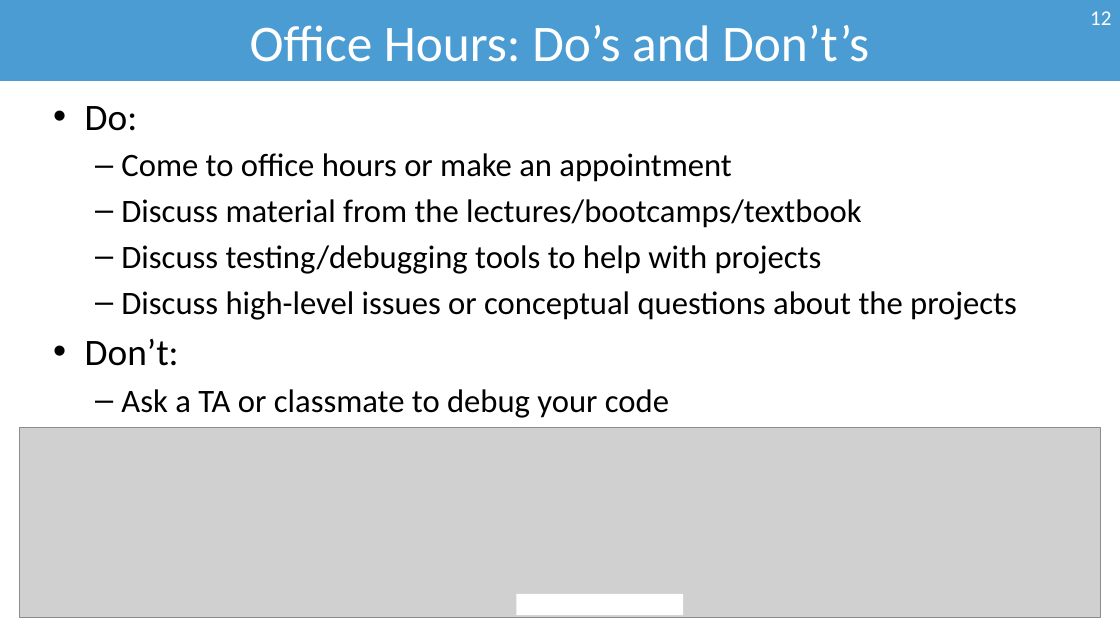
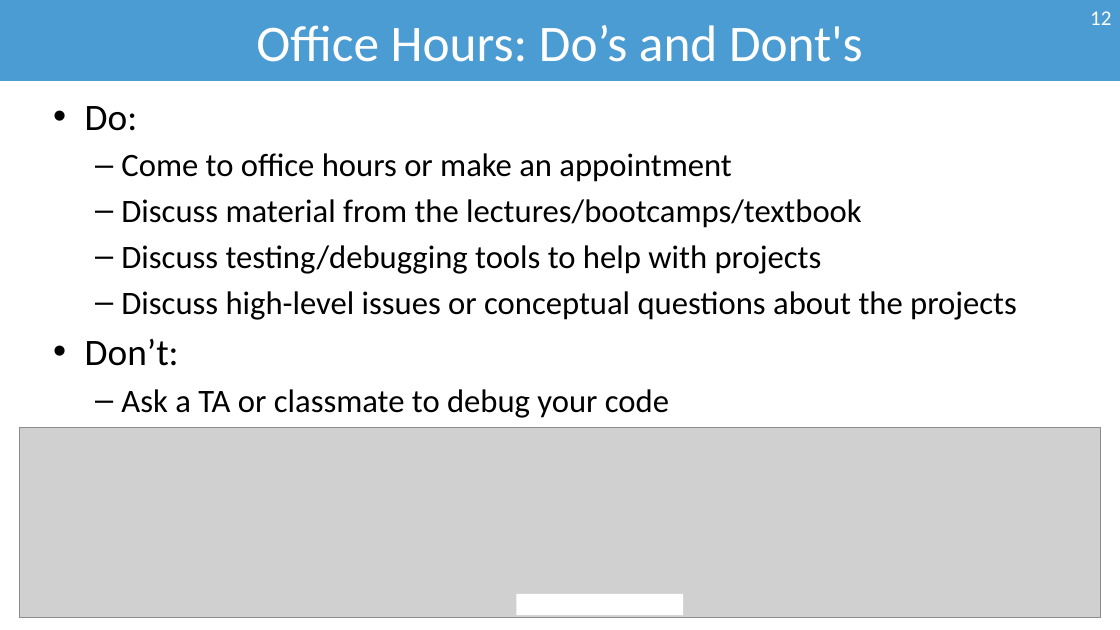
Before and after one commit to bsb20/bsb20.github.io, a slide deck: slide 12 of docs/421_f26/lectures/L0.pptx. Drawn at 1120x630 pixels with LibreOffice and Linux fonts; fonts in the diff are those of the drawing; grey boxes stand for pictures; background and template pictures are left out. Boxes give left, top, right and bottom in pixels: in the first picture for what was removed or moved away, otherwise in the second. Text is boxed around its words. In the diff, an @@ line names an element or a change of style, - is before the commit and + after.

```diff
--- a/docs/421_f26/lectures/L0.pptx
+++ b/docs/421_f26/lectures/L0.pptx
@@ title at <box>256,25,863,62</box>: text changed @@
-Office Hours: Do’s and Don’t’s
+Office Hours: Do’s and Dont's
```
Also in this commit, not shown: 8 other slides changed, 1 slide added, 1 other file.
